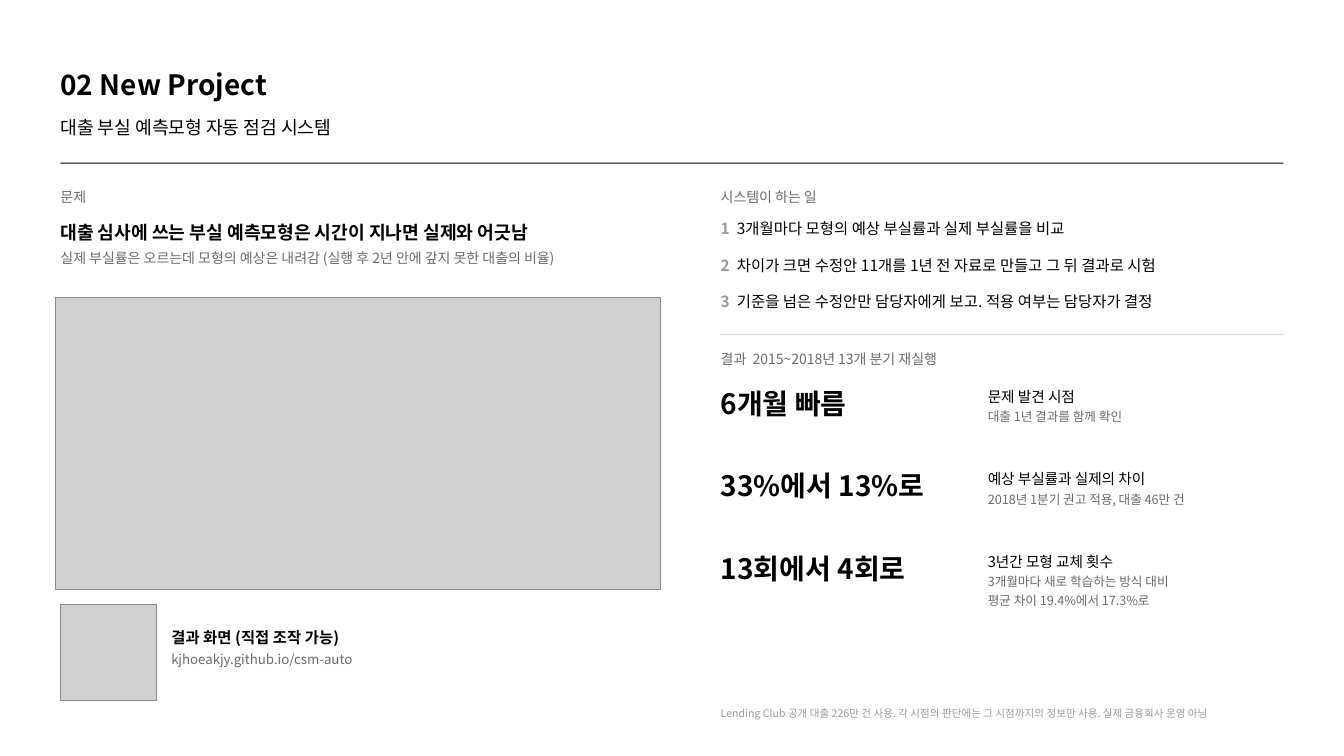
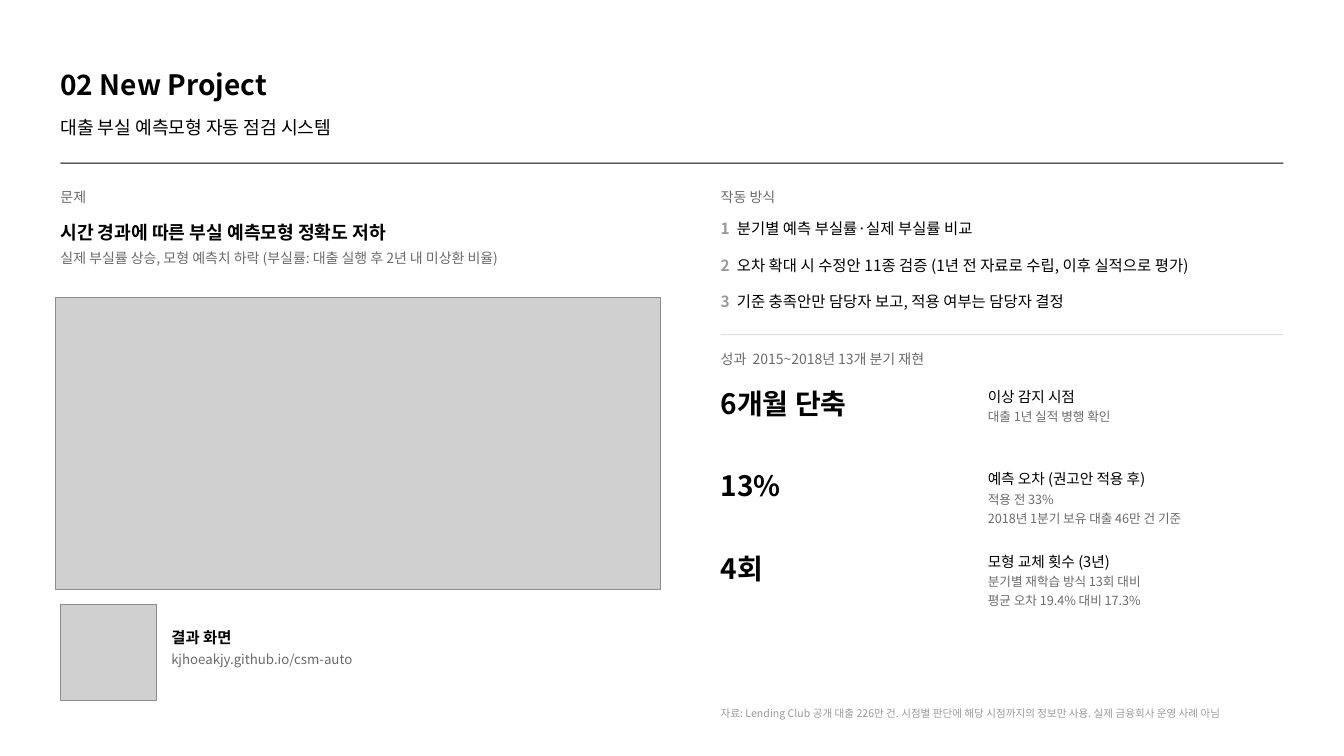
Before and after one commit to kjhoeakjy/csm-auto, a slide deck: slide 2 of ppt/역량PT_김연주.pptx. Drawn at 1344x756 pixels with LibreOffice and Linux fonts; fonts in the diff are those of the drawing; grey boxes stand for pictures. Boxes give left, top, right and bottom in pixels: in the first picture for what was removed or moved away, otherwise in the second. Text is boxed around its words. In the diff, an @@ line names an element or a change of style, - is before the commit and + after.

```diff
--- a/ppt/역량PT_김연주.pptx
+++ b/ppt/역량PT_김연주.pptx
@@ text at (721,190,776,203): text changed @@
-시스템이 하는 일
+작동 방식
@@ text at (60,223,498,266): text changed @@
-대출 심사에 쓰는 부실 예측모형은 시간이 지나면 실제와 어긋남
-실제 부실률은 오르는데 모형의 예상은 내려감 (실행 후 2년 안에 갚지 못한 대출의 비율)
+시간 경과에 따른 부실 예측모형 정확도 저하
+실제 부실률 상승, 모형 예측치 하락 (부실률: 대출 실행 후 2년 내 미상환 비율)
@@ text at (721,221,972,236): text changed @@
-1 3개월마다 모형의 예상 부실률과 실제 부실률을 비교
+1 분기별 예측 부실률·실제 부실률 비교
@@ text at (721,258,1189,274): text changed @@
-2 차이가 크면 수정안 11개를 1년 전 자료로 만들고 그 뒤 결과로 시험
+2 오차 확대 시 수정안 11종 검증 (1년 전 자료로 수립, 이후 실적으로 평가)
@@ text at (721,294,1063,310): text changed @@
-3 기준을 넘은 수정안만 담당자에게 보고. 적용 여부는 담당자가 결정
+3 기준 충족안만 담당자 보고, 적용 여부는 담당자 결정
@@ text at (721,352,924,365): text changed @@
-결과 2015~2018년 13개 분기 재실행
+성과 2015~2018년 13개 분기 재현
@@ text at (721,390,847,417): text changed @@
-6개월 빠름
+6개월 단축
@@ text at (988,390,1110,422): text changed @@
-문제 발견 시점
-대출 1년 결과를 함께 확인
+이상 감지 시점
+대출 1년 실적 병행 확인
@@ text at (721,475,781,497): text changed @@
-33%에서 13%로
+13%
@@ text at (988,471,1181,524): text changed @@
-예상 부실률과 실제의 차이
-2018년 1분기 권고 적용, 대출 46만 건
+예측 오차 (권고안 적용 후)
+적용 전 33%
+2018년 1분기 보유 대출 46만 건 기준
@@ text at (721,555,763,582): text changed @@
-13회에서 4회로
+4회
@@ text at (988,554,1141,606): text changed @@
-3년간 모형 교체 횟수
-3개월마다 새로 학습하는 방식 대비
-평균 차이 19.4%에서 17.3%로
+모형 교체 횟수 (3년)
+분기별 재학습 방식 13회 대비
+평균 오차 19.4% 대비 17.3%
@@ text at (171,630,231,645): text changed @@
-결과 화면 (직접 조작 가능)
+결과 화면
@@ text at (721,708,1220,720): text changed @@
-Lending Club 공개 대출 226만 건 사용. 각 시점의 판단에는 그 시점까지의 정보만 사용. 실제 금융회사 운영 아님
+자료: Lending Club 공개 대출 226만 건. 시점별 판단에 해당 시점까지의 정보만 사용. 실제 금융회사 운영 사례 아님
```
Also in this commit, not shown: 9 other files.
